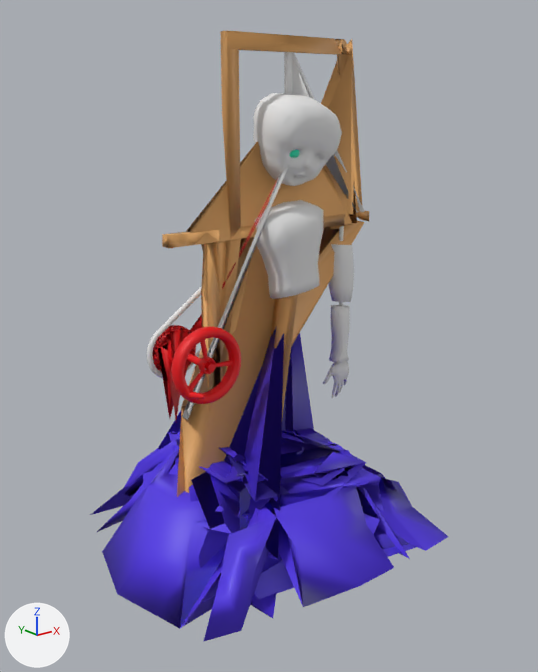
The FBX model Assets/Models/HG_Models/Doll/Doll.fbx as it was, and as the next commit left it.
One viewpoint serves both versions: a camera (50 mm lens) standing at (-4.26, -5.58, 4.32) and looking at (0.09, -0.14, 2.15). Every picture has the same lights, and +X, +Y and +Z are marked at lower left. Where no turn or scale is listed for an object, it has been applied to the vertices. Vertices at the same position are counted once.

The first picture shows 'DollBackup2'.
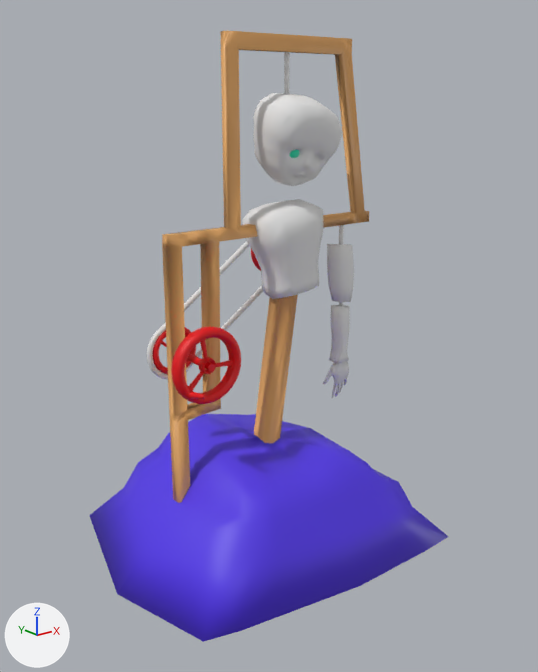
Where the change shows, as pixel boxes [x1, y1, x2, y2] in the pictures (538 x 672 px):
'DollBackup2', reshaped: before [90, 30, 448, 642]; after [89, 30, 448, 642]
part 1 of me_cylinder_004, added (blue): after [235, 438, 349, 483]
part 2 of me_cylinder_004, deleted (orange): before [194, 230, 220, 412]
part 3 of me_cylinder_004, deleted: before [337, 39, 352, 79]

What changed in the scene script:
```text
Change me_cylinder_004:
    used by ob_dollbackup2; location = (-0.19, 0.12, 2.44)
    remove me_cylinder_004.from_pydata(...)  # 20965 vertices, 20829 faces; spans x -1.45..1.71, y -1.53..1.44, z -2.52..2.47
    add me_cylinder_004.from_pydata(...)  # 20965 vertices, 20573 faces; spans x -1.45..1.71, y -1.53..1.44, z -2.52..2.47
    me_cylinder_004 part 1: 4 vertices added at x -0.59..1.03, y -1.18..-0.54, z -2.47..-1.47
    me_cylinder_004 part 2: 2 vertices removed from x -0.37, y -0.12..-0.11, z 0.2..0.68
    me_cylinder_004 part 3: 1 vertex removed from x 1.2, y -0.17, z 2.33
```
